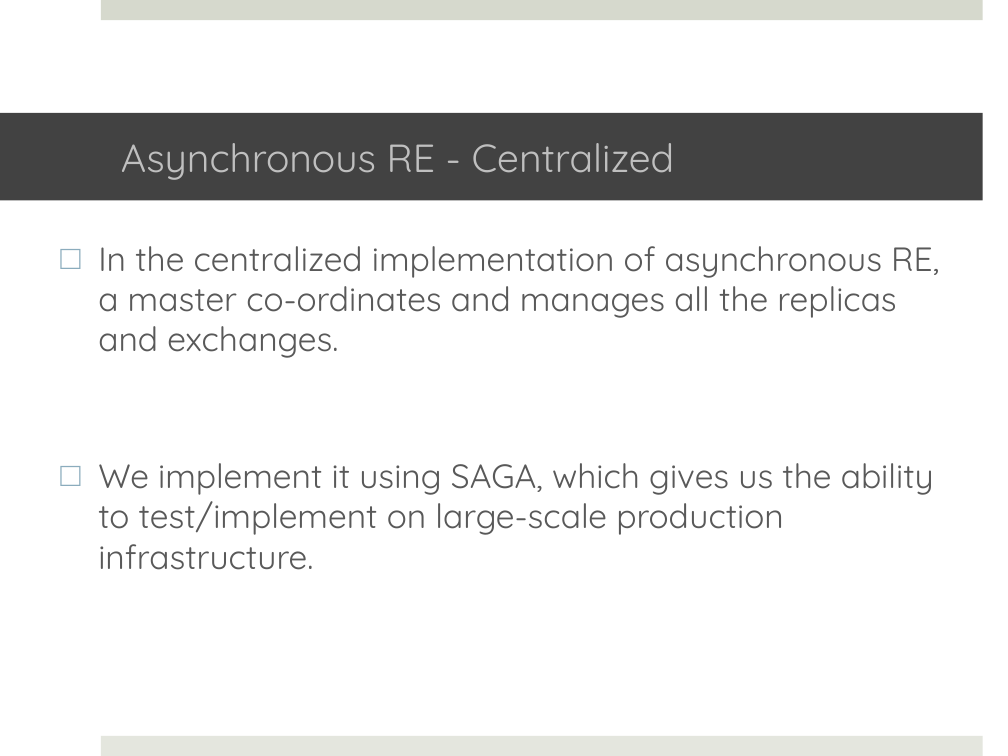
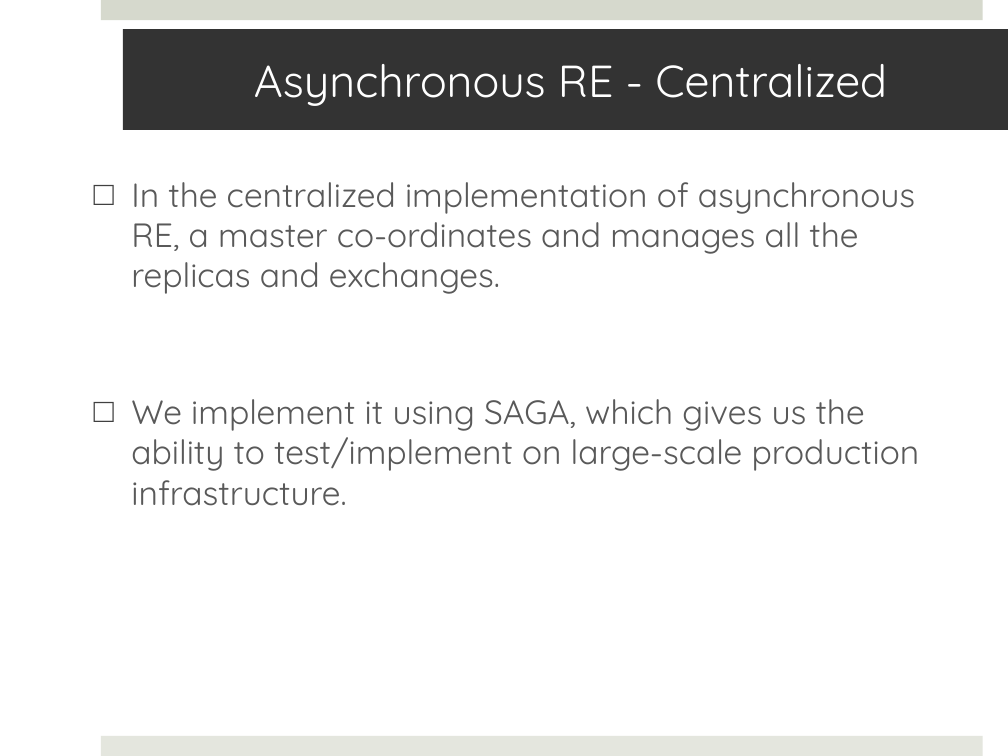
Before and after one commit to saga-project/saga-cpp-legacy-projects, a slide deck: slide 9 of papers/async-re/data/RE.pptx. Drawn at 1008x756 pixels with LibreOffice and Linux fonts; fonts in the diff are those of the drawing; background and template pictures are left out. Boxes give left, top, right and bottom in pixels: in the first picture for what was removed or moved away, otherwise in the second. Text is boxed around its words. In the diff, an @@ line names an element or a change of style, - is before the commit and + after.

```diff
--- a/papers/async-re/data/RE.pptx
+++ b/papers/async-re/data/RE.pptx
@@ title "Asynchronous RE - Centralized": place and size @@
-title "Asynchronous RE - Centralized" at box(0, 113, 983, 201)
+title "Asynchronous RE - Centralized" at box(123, 29, 1008, 130)
@@ title "Asynchronous RE - Centralized" at box(123, 29, 1008, 130): size 28 to 32 pt, text colour #BFBFBF to #FFFFFF; fill #424242 to #333333 @@
@@ text "In the centralized implementation of ...": place and size @@
-text "In the centralized implementation of ..." at box(98, 246, 939, 570)
+text "In the centralized implementation of ..." at box(131, 182, 920, 506)
@@ text "In the centralized implementation of ..." at box(131, 182, 920, 506): bullet colour #8BACBD to #404040 @@
```
Also in this commit, not shown: 21 other slides changed.
